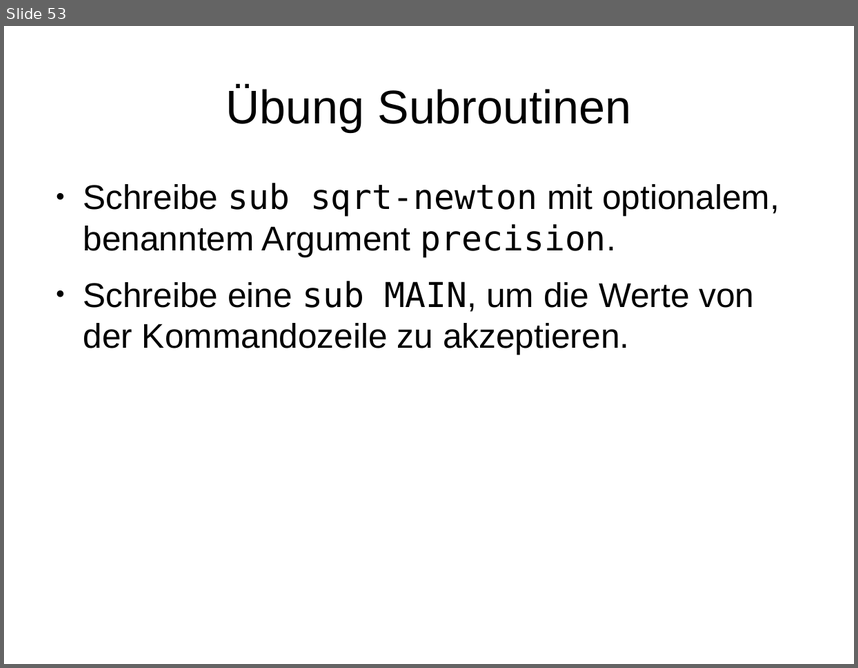
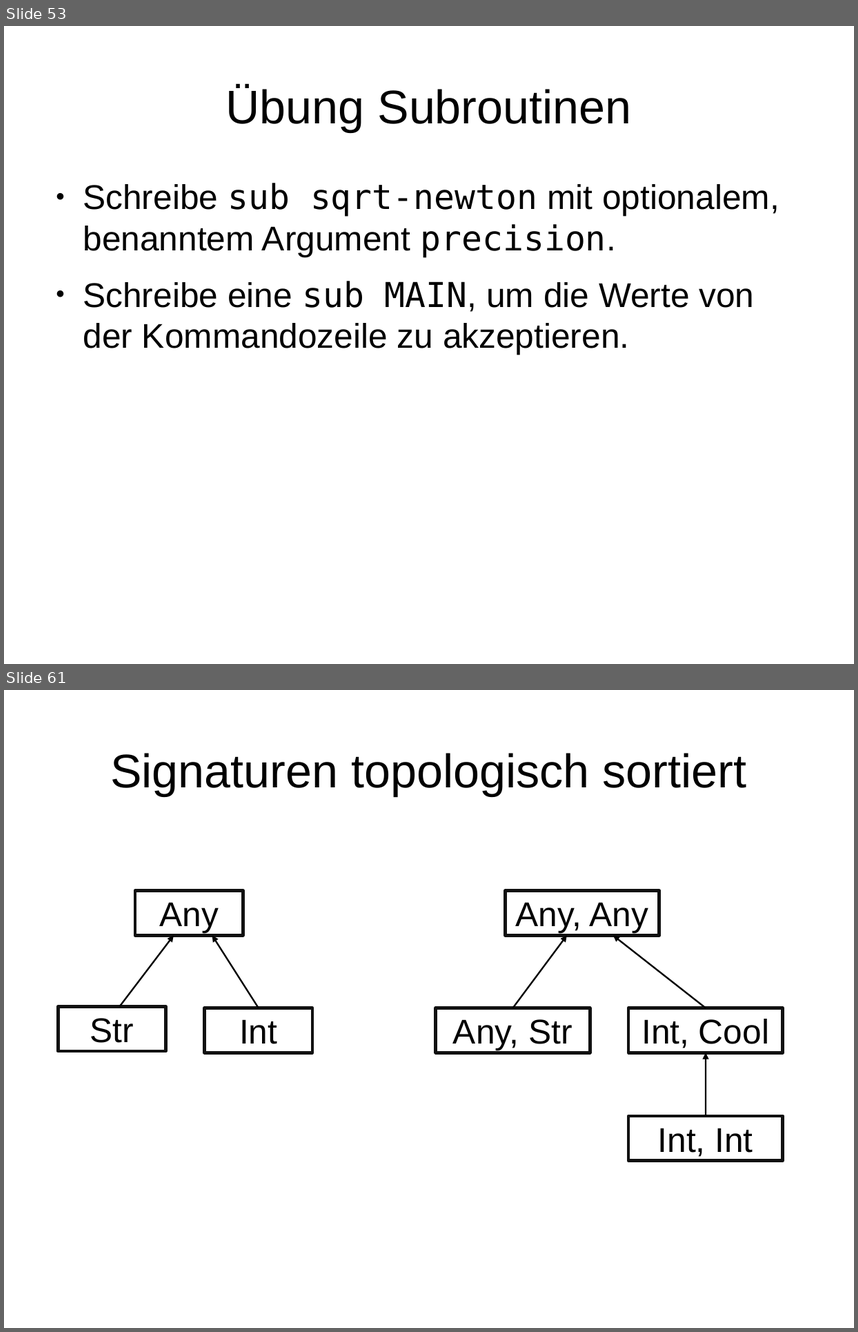
Before and after one commit to moritz/perl6-training-de, a slide deck: schulung.odp. Shown one above the other, each under a label of ours: slide 53 before the commit, slides 53 and 61 after it; the slides between them are not shown. The pictures are 858x668 and 858x1332 pixels, drawn with LibreOffice and Linux fonts; fonts in the diff are those of the drawing. Boxes give left, top, right and bottom in pixels: in the first picture for what was removed or moved away, otherwise in the second. Text is boxed around its words. In the diff, an @@ line names an element or a change of style, - is before the commit and + after.

```diff
--- a/schulung.odp
+++ b/schulung.odp
@@ slide 61 added at [4, 690, 854, 1328], background #FFFFFF @@
@@ title added at [110, 753, 746, 796], 44 pt, text #000000 @@
+Signaturen topologisch sortiert
@@ rectangle added at [135, 891, 243, 936], outline #111111 3 pt, 32 pt, text #000000 @@
+Any
@@ rectangle added at [506, 891, 660, 936], outline #111111 3 pt, 32 pt, text #000000 @@
+Any, Any
@@ arrow added from (120, 1006) to (174, 936), #000000 1.5 pt @@
@@ arrow added from (259, 1008) to (212, 936), #000000 1.5 pt @@
@@ arrow added from (513, 1008) to (567, 936), #000000 1.5 pt @@
@@ arrow added from (706, 1008) to (613, 936), #000000 1.5 pt @@
@@ rectangle added at [58, 1006, 166, 1051], outline #111111 3 pt, 32 pt, text #000000 @@
+Str
@@ rectangle added at [205, 1008, 312, 1052], outline #111111 3 pt, 32 pt, text #000000 @@
+Int
@@ rectangle added at [436, 1008, 590, 1052], outline #111111 3 pt, 32 pt, text #000000 @@
+Any, Str
@@ rectangle added at [629, 1008, 783, 1052], outline #111111 3 pt, 32 pt, text #000000 @@
+Int, Cool
@@ arrow added from (706, 1116) to (706, 1052), #000000 1.5 pt @@
@@ rectangle added at [629, 1116, 783, 1161], outline #111111 3 pt, 32 pt, text #000000 @@
+Int, Int
```
Also in this commit, not shown: 6 slides changed, 20 other slides added, 1 slide removed, 11 other files.
